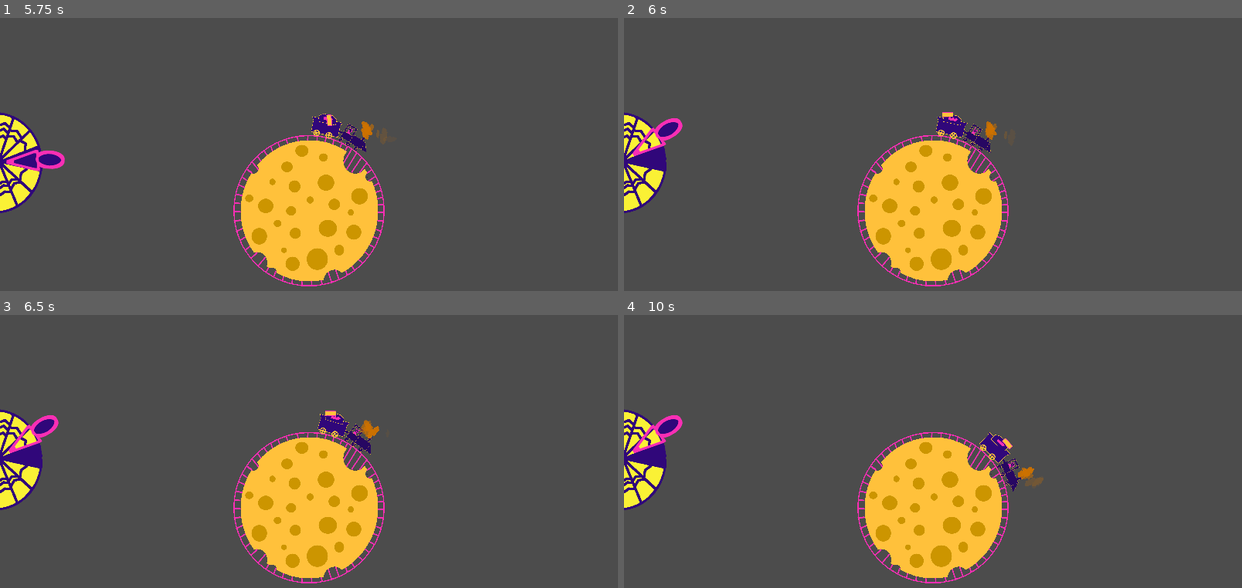
Above: before the commit, frames 1-4 (two rows, left to right).
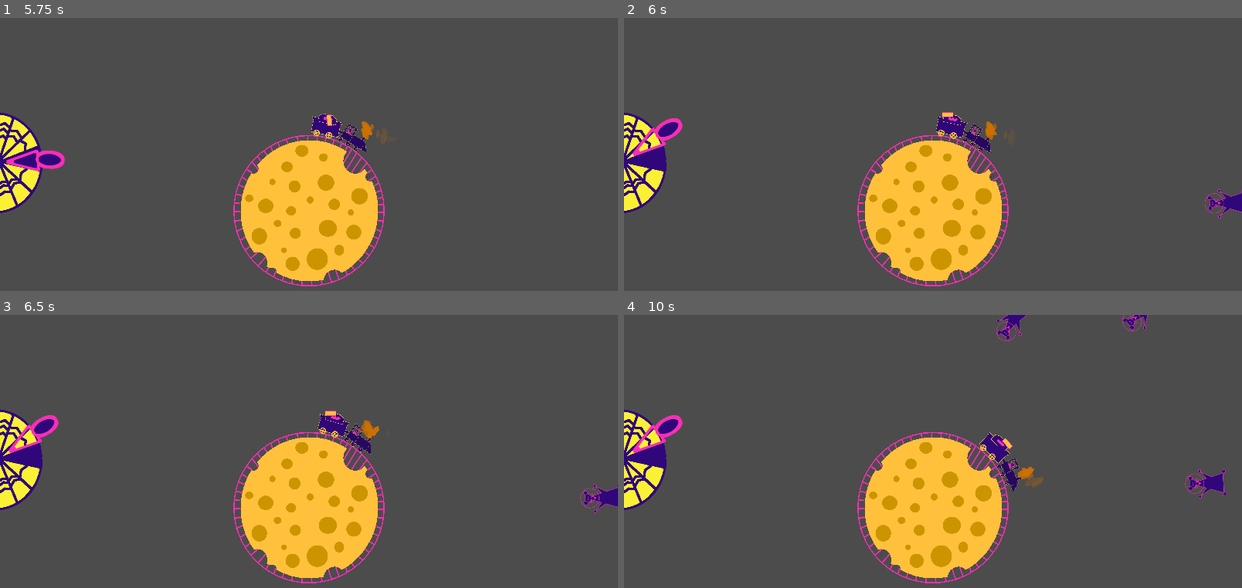
Above: after the commit, the same moments.

Repository: emmdie/MoonGame
Game: Godot game, scene res://scene/Levels/Level.tscn
Two runs of this game, one before a commit and one after it. Both use one fixed random seed, a clock stepped at 60 frames per second and the inputs below. The engine's default icon, where the game draws it, is replaced by a stand-in: a white triangle on a blue panel in a dark square.
Inputs (mouse positions are in pixels of both pictures, inside the frame that each line leads up to):
- Up to frame 1 (5.75 s): tap Enter at 0.5, 5 s; move the mouse to (444, 192) at 0.52 s; hold W (speed_up) 0.53-1.28 s; click (444, 192) at 0.6 s; tap Space at 1.25 s; move the mouse to (185, 230) at 1.27 s; hold Down (speed_down) 1.28-2.03 s; click (185, 230) at 1.35 s; move the mouse to (370, 127) at 2.02 s; hold W (speed_up) 2.03-3.53 s; click (370, 127) at 2.1 s; move the mouse to (278, 288) at 2.77 s; click (278, 288) at 2.85 s; move the mouse to (494, 269) at 3.52 s; hold Down (speed_down) from 3.53 s (still down); click (494, 269) at 3.6 s; move the mouse to (123, 151) at 4.27 s; click (123, 151) at 4.35 s; move the mouse to (339, 211) at 5.02 s; click (339, 211) at 5.1 s
- Up to frame 2 (6 s): tap Space at 5.75 s; move the mouse to (840, 113) at 5.77 s; release Down (speed_down) at 5.78 s; hold W (speed_up) from 5.78 s (still down); click (840, 113) at 5.85 s
- Up to frame 3 (6.5 s): keep holding W (speed_up)
- Up to frame 4 (10 s): move the mouse to (1068, 489) at 6.52 s; click (1068, 489) at 6.6 s; move the mouse to (809, 527) at 7.27 s; click (809, 527) at 7.35 s; move the mouse to (994, 424) at 8.02 s; release W (speed_up) at 8.03 s; hold Down (speed_down) 8.03-9.53 s; click (994, 424) at 8.1 s; move the mouse to (902, 585) at 8.77 s; click (902, 585) at 8.85 s; move the mouse to (1118, 566) at 9.52 s; hold W (speed_up) from 9.53 s (still down); click (1118, 566) at 9.6 s

Frame 1 is identical in both runs. In frame 2, 0.3% of the frame differs, in the area x 94-100%, y 62-74%; in frame 3, 0.3%; in frame 4, 0.7%, in the area x 60-98%, y 0-68%.

Commit message:
changed spawn path

Diff:
--- a/scene/Levels/Level.tscn
+++ b/scene/Levels/Level.tscn
@@ -8,9 +8,9 @@
 [ext_resource path="res://scene/UI/Lever.tscn" type="PackedScene" id=6]
 [ext_resource path="res://assets/font/SpaceCowboy-6RXg.ttf" type="DynamicFontData" id=7]
 
-[sub_resource type="Curve2D" id=1]
+[sub_resource type="Curve2D" id=3]
 _data = {
-"points": PoolVector2Array( 0, 0, 0, 0, -553, -767, 0, 0, 0, 0, 3210, -786, 0, 0, 0, 0, 3180, 2137, 0, 0, 0, 0, -545, 2147, 0, 0, 0, 0, -553, -767 )
+"points": PoolVector2Array( 0, 0, 0, 0, 234, 324, 0, 0, 0, 0, 313, 149, 0, 0, 0, 0, 432, 18, 0, 0, 0, 0, 641, -83, 0, 0, 0, 0, 805, -134, 0, 0, 0, 0, 992, -202, 0, 0, 0, 0, 1190, -213, 0, 0, 0, 0, 1428, -213, 0, 0, 0, 0, 1699, -163, 0, 0, 0, 0, 1931, -95, 0, 0, 0, 0, 2135, -10, 0, 0, 0, 0, 2231, 64, 0, 0, 0, 0, 2350, 183, 0, 0, 0, 0, 2452, 397, 0, 0, 0, 0, 2491, 550, 0, 0, 0, 0, 2491, 737, 0, 0, 0, 0, 2491, 952, 0, 0, 0, 0, 2406, 1172, 0, 0, 0, 0, 2333, 1342, 0, 0, 0, 0, 2265, 1495, 0, 0, 0, 0, 2157, 1636, 0, 0, 0, 0, 1965, 1693, 0, 0, 0, 0, 1693, 1800, 0, 0, 0, 0, 1439, 1817, 0, 0, 0, 0, 1201, 1795, 0, 0, 0, 0, 998, 1749, 0, 0, 0, 0, 811, 1670, 0, 0, 0, 0, 613, 1602, 0, 0, 0, 0, 415, 1455, 0, 0, 0, 0, 353, 1252, 0, 0, 0, 0, 274, 929, 0, 0, 0, 0, 274, 782, 0, 0, 0, 0, 234, 324 )
 }
 
 [sub_resource type="DynamicFont" id=2]
@@ -33,7 +33,7 @@
 [node name="TrainControl" parent="Moon" instance=ExtResource( 5 )]
 
 [node name="MousePath" type="Path2D" parent="."]
-curve = SubResource( 1 )
+curve = SubResource( 3 )
 
 [node name="MouseSpawnLocation" type="PathFollow2D" parent="MousePath"]
 position = Vector2( -553, -767 )
--- /dev/null
+++ b/scene/UI/CartOverview.tscn
@@ -0,0 +1,59 @@
+[gd_scene load_steps=2 format=2]
+
+[ext_resource path="res://scene/UI/cartUi.tscn" type="PackedScene" id=1]
+
+[node name="VBoxContainer" type="VBoxContainer"]
+anchor_right = 1.0
+anchor_bottom = 1.0
+margin_top = 100.0
+margin_bottom = -200.0
+size_flags_horizontal = 3
+size_flags_vertical = 3
+
+[node name="CenterContainer" type="CenterContainer" parent="."]
+margin_right = 2560.0
+margin_bottom = 321.0
+size_flags_horizontal = 3
+size_flags_vertical = 3
+
+[node name="Cart5" parent="CenterContainer" instance=ExtResource( 1 )]
+scale = Vector2( 0.7, 0.7 )
+
+[node name="CenterContainer2" type="CenterContainer" parent="."]
+margin_top = 325.0
+margin_right = 2560.0
+margin_bottom = 646.0
+size_flags_vertical = 3
+
+[node name="Cart4" parent="CenterContainer2" instance=ExtResource( 1 )]
+position = Vector2( 0, -4 )
+scale = Vector2( 0.7, 0.7 )
+
+[node name="CenterContainer3" type="CenterContainer" parent="."]
+margin_top = 650.0
+margin_right = 2560.0
+margin_bottom = 971.0
+size_flags_vertical = 3
+
+[node name="Cart3" parent="CenterContainer3" instance=ExtResource( 1 )]
+position = Vector2( 0, -8 )
+scale = Vector2( 0.7, 0.7 )
+
+[node name="CenterContainer4" type="CenterContainer" parent="."]
+margin_top = 975.0
+margin_right = 2560.0
+margin_bottom = 1296.0
+size_flags_vertical = 3
+
+[node name="Cart2" parent="CenterContainer4" instance=ExtResource( 1 )]
+position = Vector2( 0, -12 )
+scale = Vector2( 0.7, 0.7 )
+
+[node name="CenterContainer5" type="CenterContainer" parent="."]
+margin_top = 1300.0
+margin_right = 2560.0
+margin_bottom = 1300.0
+
+[node name="Cart1" parent="CenterContainer5" instance=ExtResource( 1 )]
+position = Vector2( 0, -16 )
+scale = Vector2( 0.7, 0.7 )
--- /dev/null
+++ b/scene/UI/Ui.tscn
@@ -0,0 +1,14 @@
+[gd_scene load_steps=2 format=2]
+
+[ext_resource path="res://scene/UI/CartOverview.tscn" type="PackedScene" id=1]
+
+[node name="HBoxContainer" type="HBoxContainer"]
+anchor_right = 1.0
+anchor_bottom = 1.0
+
+[node name="VBoxContainer" parent="." instance=ExtResource( 1 )]
+anchor_right = 0.0
+anchor_bottom = 0.0
+margin_top = 0.0
+margin_right = 2560.0
+margin_bottom = 1600.0
